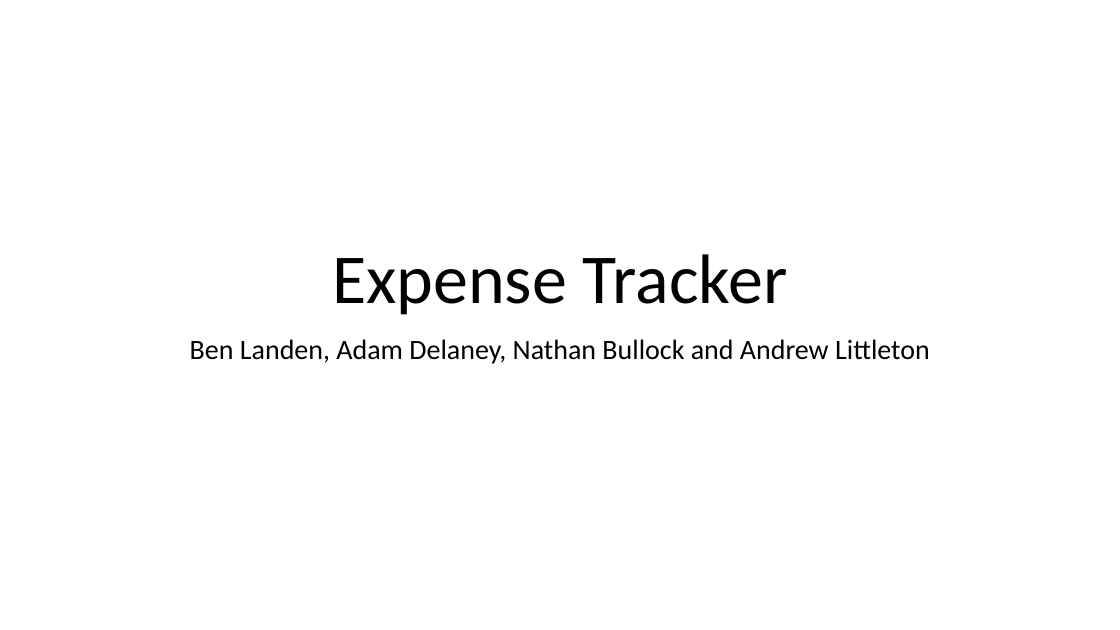
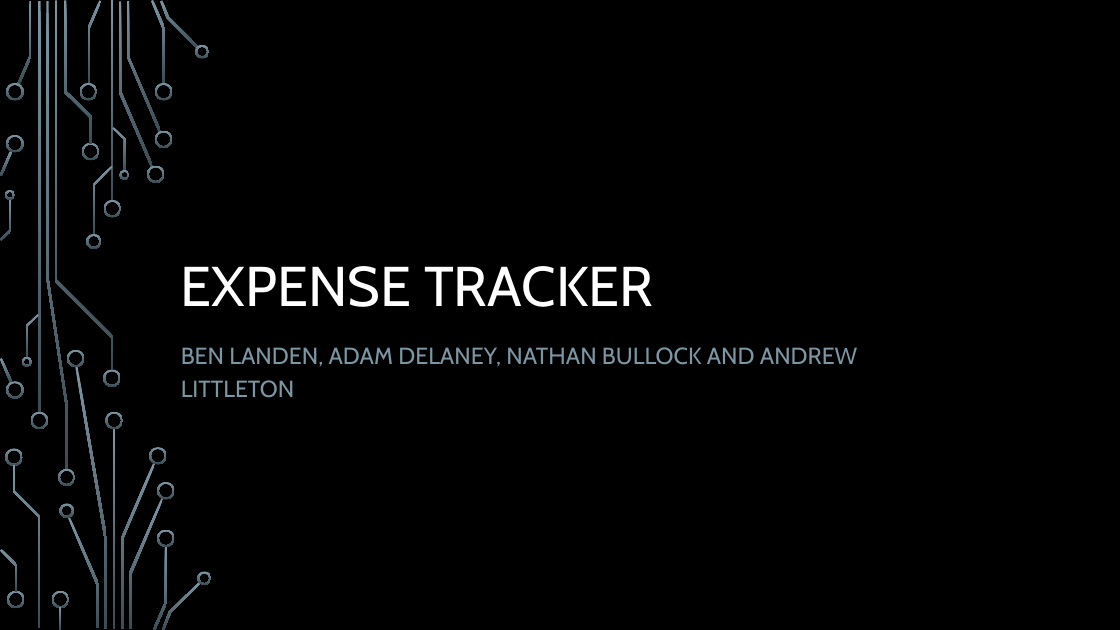
Before and after one commit to alittleton98/COMP-353-Project---Expense-Tracker, a slide deck: slide 1 of documentation/353FinalPresentation.pptx. Drawn at 1120x630 pixels with LibreOffice and Linux fonts; fonts in the diff are those of the drawing; background and template pictures are left out. Boxes give left, top, right and bottom in pixels: in the first picture for what was removed or moved away, otherwise in the second. Text is boxed around its words. In the diff, an @@ line names an element or a change of style, - is before the commit and + after.

```diff
--- a/documentation/353FinalPresentation.pptx
+++ b/documentation/353FinalPresentation.pptx
@@ background #FFFFFF to picture (left out) @@
@@ title at (181, 266, 653, 307): text changed; size 60 to 48 pt; font Calibri to Cabin; text colour #000000 to #FFFFFF @@
-Expense Tracker
+EXPENSE TRACKER
@@ subtitle at (181, 347, 858, 398): text changed; size 24 to 20 pt; font Calibri to Cabin; text colour #000000 to #7C96A3 @@
-Ben Landen, Adam Delaney, Nathan Bullock and Andrew Littleton
+BEN LANDEN, ADAM DELANEY, NATHAN BULLOCK AND ANDREW LITTLETON
@@ group added at (0, 0, 212, 630): 50 freeform shapes, 4 rectangles @@
```
Also in this commit, not shown: 3 other slides changed, 8 slides added, 4 slides removed, 3 other files.
